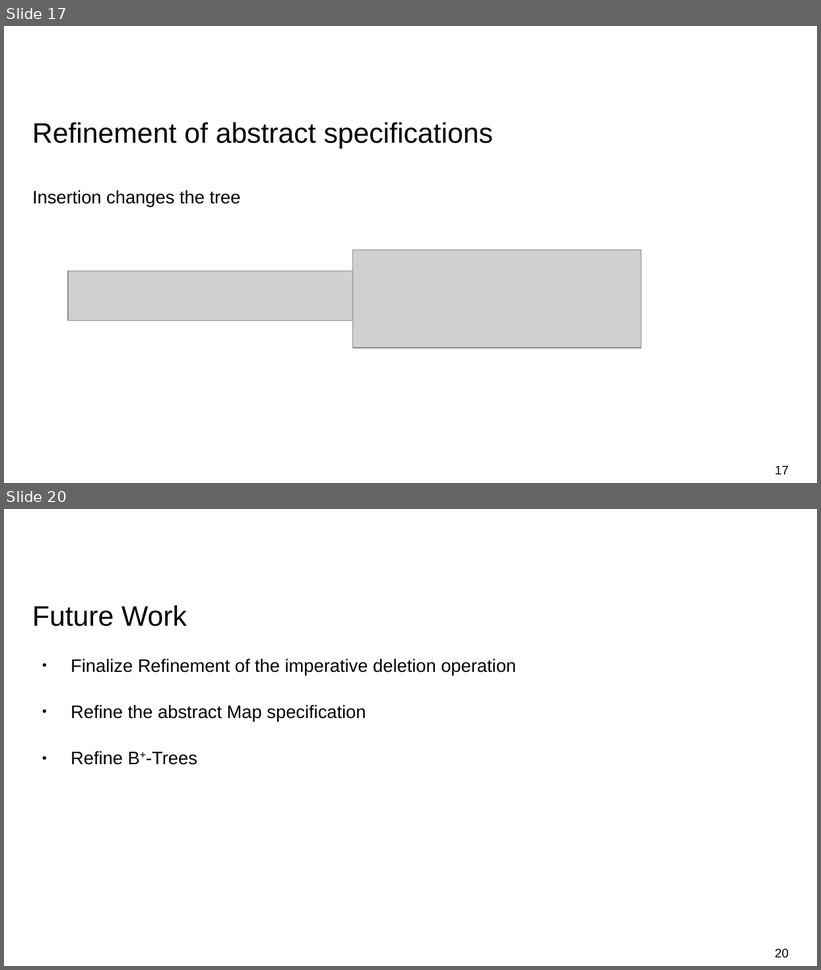
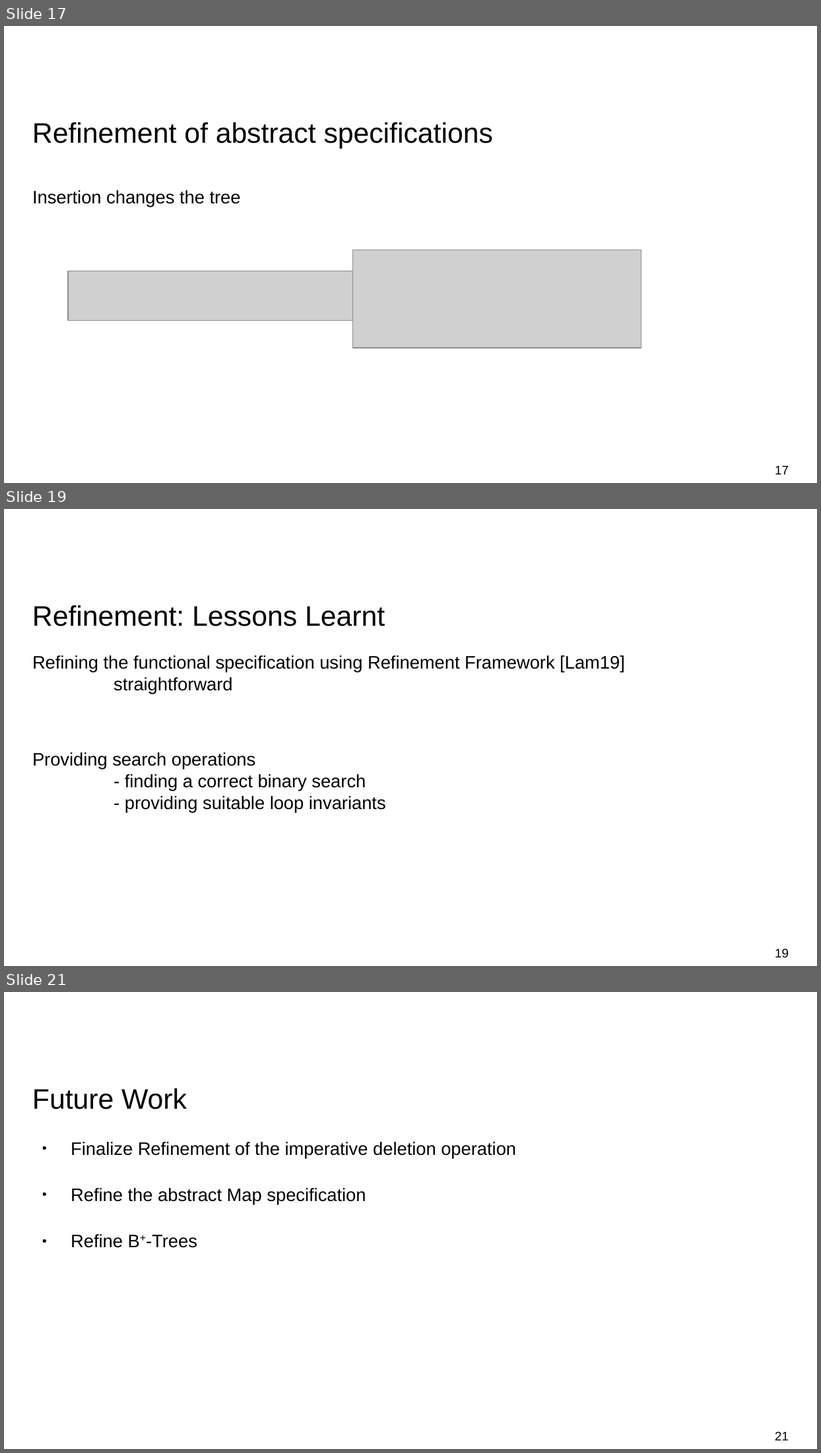
Before and after one commit to nielstron/btrees-thesis, a slide deck: colloqium.odp. Shown one above the other, each under a label of ours: slides 17 and 20 before the commit, slides 17, 19 and 21 after it; the slides between them are not shown. The pictures are 821x970 and 821x1453 pixels, drawn with LibreOffice and Linux fonts; fonts in the diff are those of the drawing; grey boxes stand for pictures. Boxes give left, top, right and bottom in pixels: in the first picture for what was removed or moved away, otherwise in the second. Text is boxed around its words. In the diff, an @@ line names an element or a change of style, - is before the commit and + after.

```diff
--- a/colloqium.odp
+++ b/colloqium.odp
@@ slide 19 added at box(4, 509, 817, 966), background #FFFFFF @@
@@ title added at box(32, 605, 385, 626), 25 pt, text #000000 @@
+Refinement: Lessons Learnt
@@ text added at box(32, 656, 625, 813), 16 pt, text #000000 @@
+Refining the functional specification using Refinement Framework [Lam19]
+straightforward
+Providing search operations
+- finding a correct binary search
+- providing suitable loop invariants
@@ page number added at box(775, 949, 789, 958), 11 pt, text #000000 @@
+19
@@ what was slide 20 is now slide 21 @@
@@ page number at box(775, 1432, 789, 1441): text changed @@
-20
+21
```
Also in this commit, not shown: 2 slides changed, 1 other slide added.
